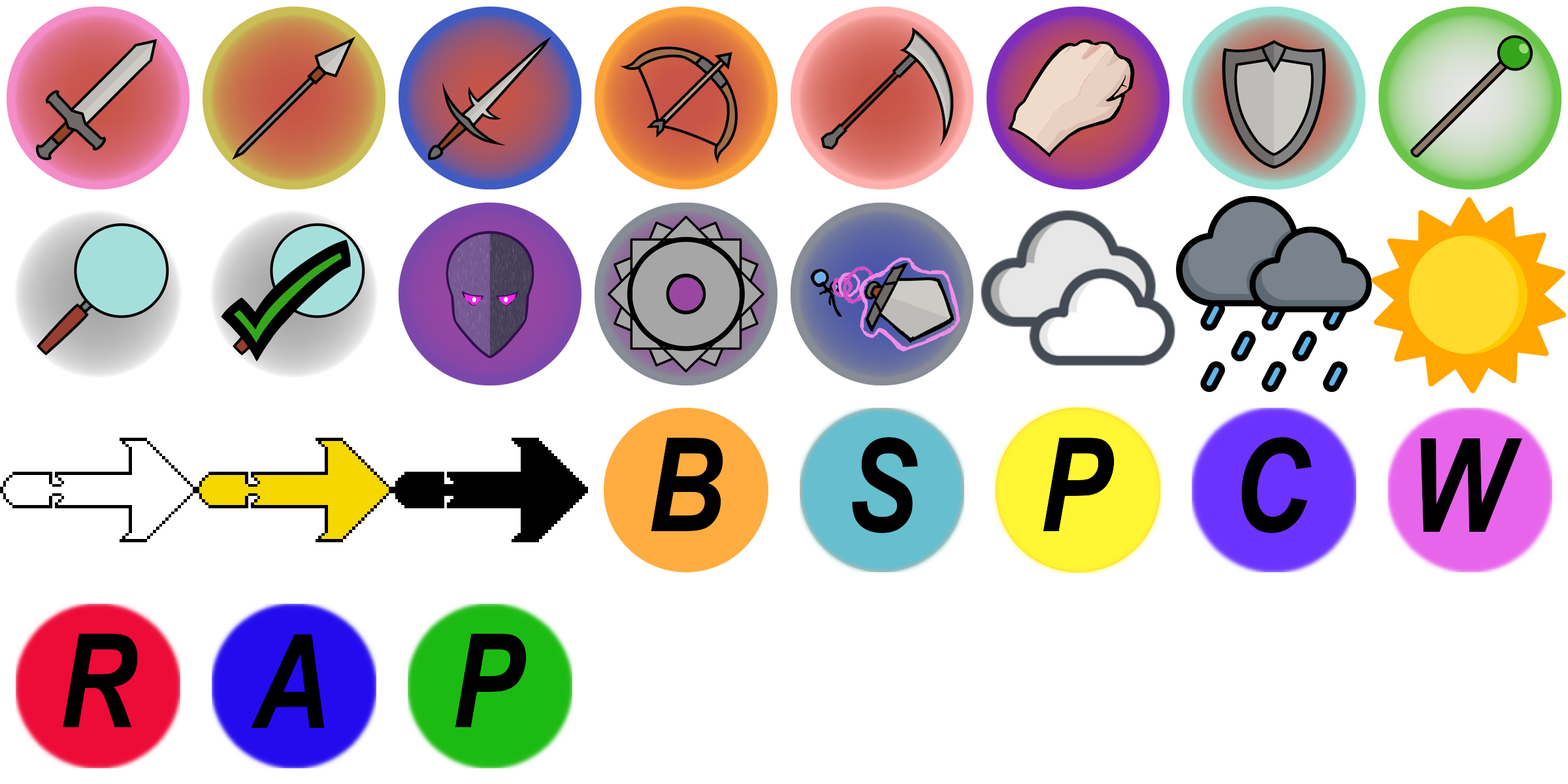
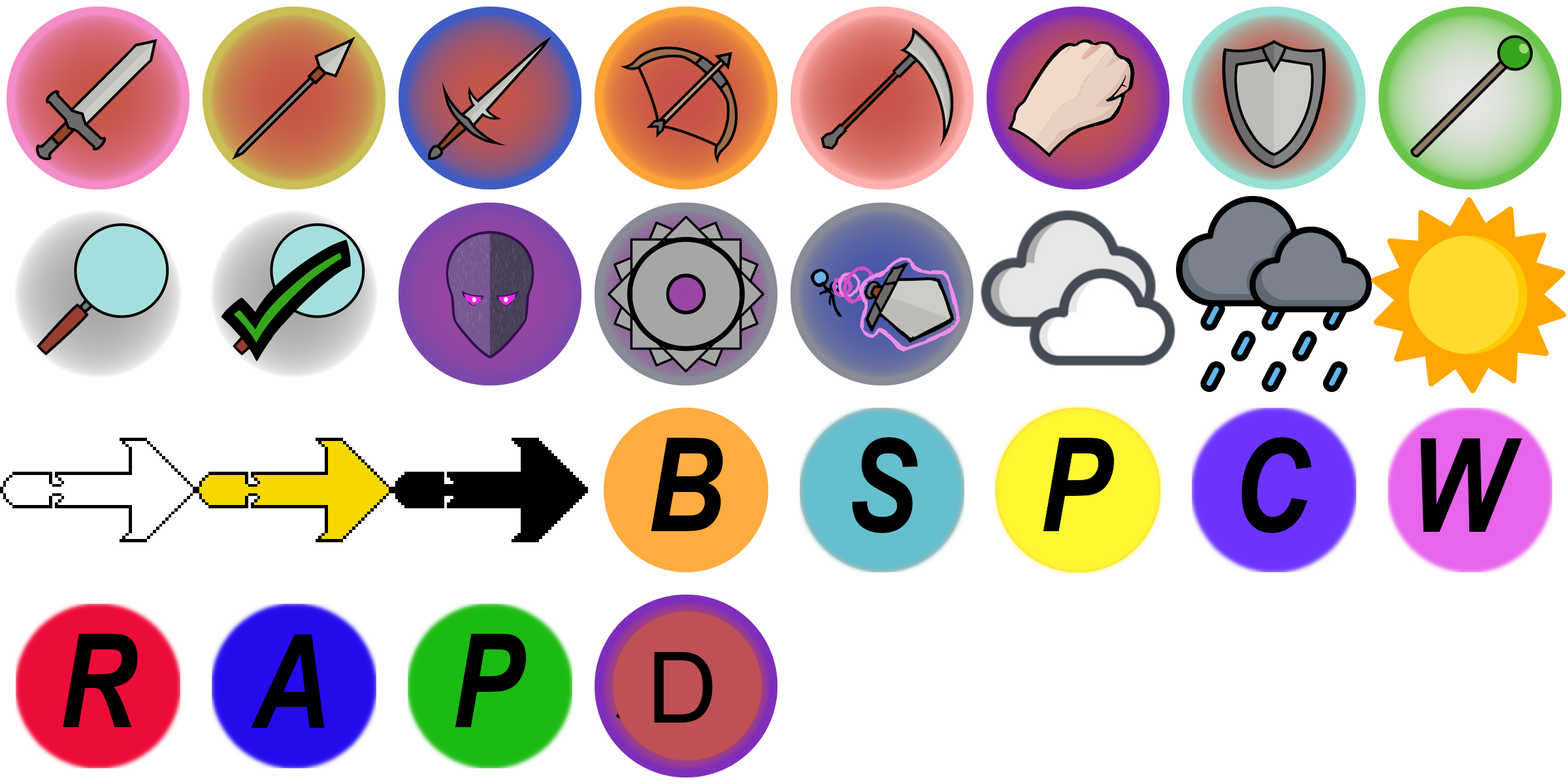
Layered file, before and after one edit (1568px x 784px). Changes by layer:
added layer "D" above "6_strike_test.png copy" over [653, 652, 713, 723]
added layer "6_strike_test.png copy" above "6_strike_test.png" over [594, 594, 778, 778]